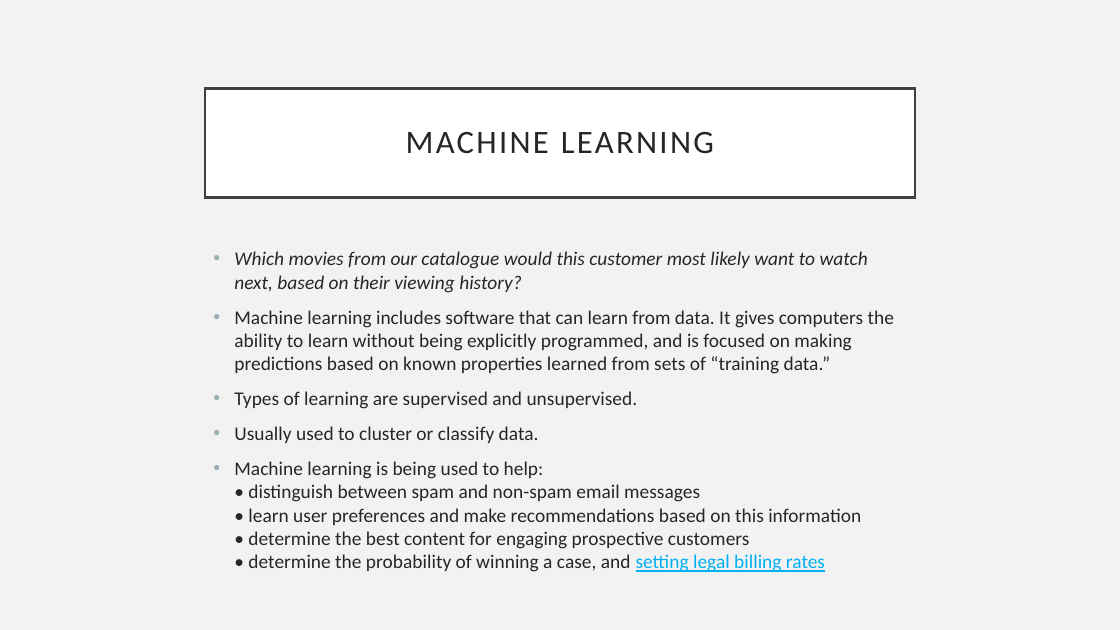
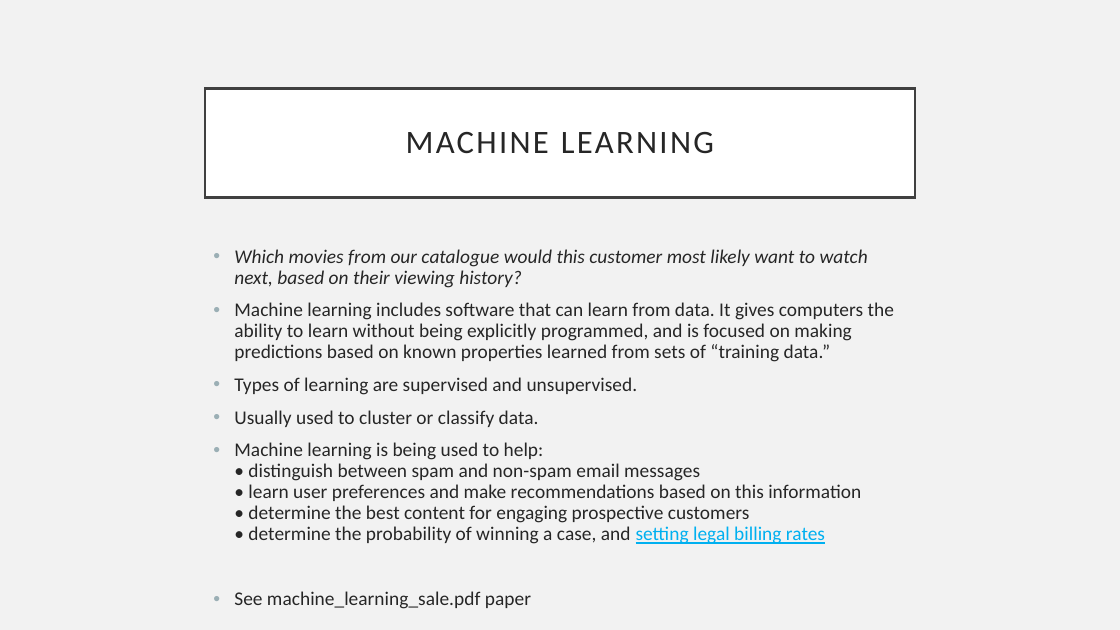
Before and after one commit to mjsale781/bootcampw18, a slide deck: slide 6 of slides/Day_4.pptx. Drawn at 1120x630 pixels with LibreOffice and Linux fonts; fonts in the diff are those of the drawing. Boxes give left, top, right and bottom in pixels: in the first picture for what was removed or moved away, otherwise in the second. Text is boxed around its words. In the diff, an @@ line names an element or a change of style, - is before the commit and + after.

```diff
--- a/slides/Day_4.pptx
+++ b/slides/Day_4.pptx
@@ text at box(234, 249, 894, 544): line spacing 1 to 0.9 @@
@@ text at box(234, 591, 531, 609): paragraph added @@
+• See machine_learning_sale.pdf paper
```
Also in this commit, not shown: 6 other slides changed, 3 other files.
